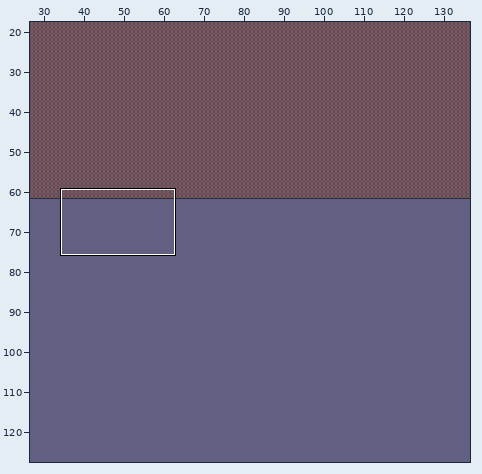
Tiled map, stored at Game/assets/Maps/test.tmx. Above, an overview of the earlier version with the close-up marked.
Close-up. As it was:
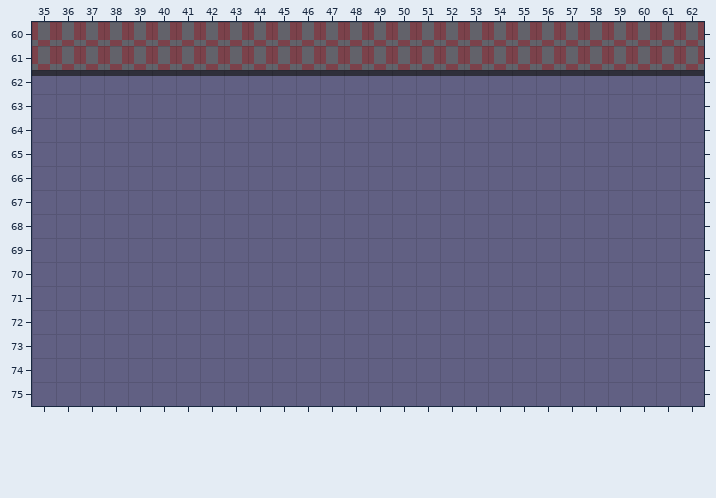
Cells are 4x4 px. Shown: x 35..62, y 60..75. The commit also changed other parts of the map, which this record leaves out.
The result:
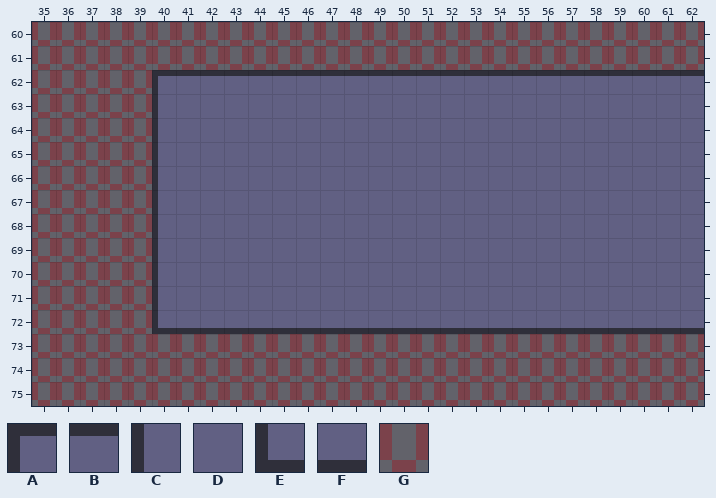
Key: from "ground": A 1, B 2, C 9, D 10, E 17, F 18; from "set": G 8.
_ is an empty cell.
Edits made:
Layer "set":
Tile G is added in rows 62 to 72 at x 35 to 39; in rows 73 to 75 at x 35 to 62.
Layer "ground":
Tile A replaces tile B in row 62 at x 40.
Tile C replaces tile D in rows 63 to 71 at x 40.
Tile E replaces tile D in row 72 at x 40.
Tile F replaces tile D in row 72 at x 41 to 62.
The edit erases tile B in row 62 at x 35 to 39.
The edit erases tile D in rows 63 to 72 at x 35 to 39; in rows 73 to 75 at x 35 to 62.
Changed places in both close-ups, as pixel boxes (x1, y1, x2, y2):
changed: (32, 70, 704, 406)
